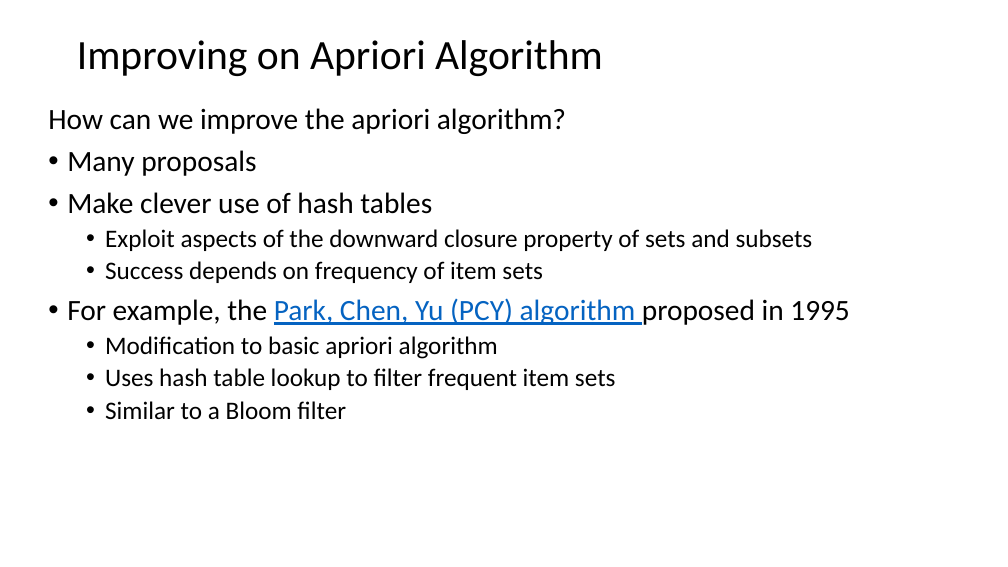
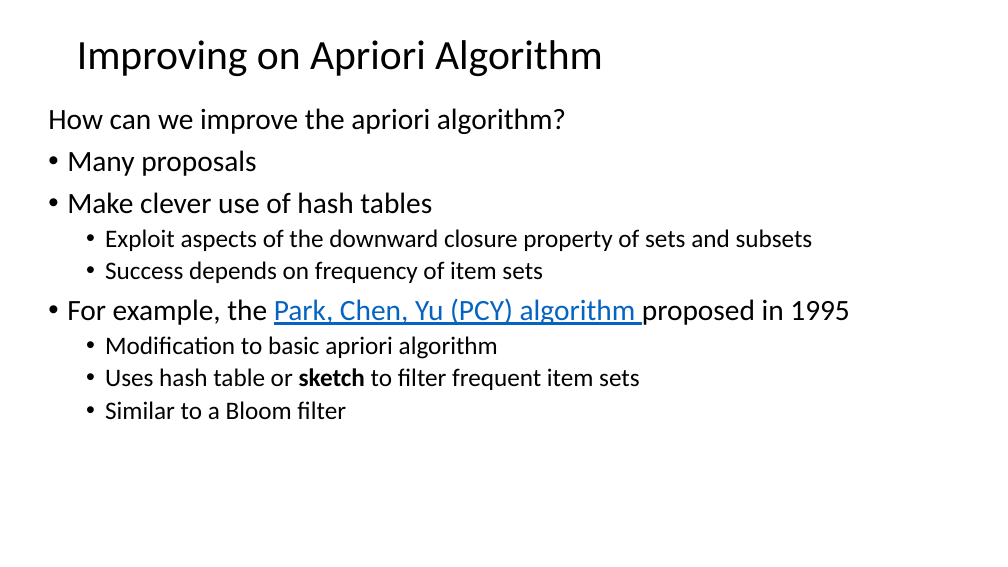
Before and after one commit to harelgabainew/school1, a slide deck: slide 33 of slides/12_AssociationsFrequentItems.pptx. Drawn at 1008x567 pixels with LibreOffice and Linux fonts; fonts in the diff are those of the drawing. Boxes give left, top, right and bottom in pixels: in the first picture for what was removed or moved away, otherwise in the second. Text is boxed around its words. In the diff, an @@ line names an element or a change of style, - is before the commit and + after.

```diff
--- a/slides/12_AssociationsFrequentItems.pptx
+++ b/slides/12_AssociationsFrequentItems.pptx
@@ text at [105,368,640,390]: text changed @@
-  • Uses hash table lookup to filter frequent item sets
+  • Uses hash table or sketch to filter frequent item sets
```
Also in this commit, not shown: 3 other slides changed, 2 other files.
